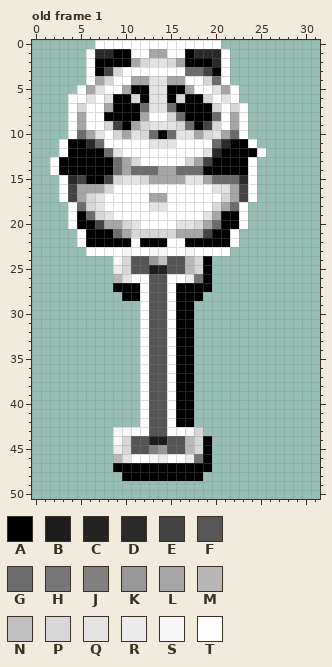
File history of a animated GIF sprite, gifs/text.gif. Above, as it was before the edit.
The file is 32x51 pixels. Colours within 5 levels of each other are drawn and written as one. Shown: old frame 1. The commit also changed other frames, which this record leaves out.
Palette (. is transparent): A #000000  B #1d1d1d  C #242424  D #2a2a2a  E #434343  F #565656  G #6c6c6c  H #767676  J #808080  K #989898  L #a6a6a6  M #b8b8b8  N #bfbfbf  P #d7d7d7  Q #e3e3e3  R #ececec  S #f6f6f6  T #ffffff
Pixels before, old frame 1, first column x 2:
 0 .....TTTTTTTTTTTTTT.....
 1 ....TDDAATTLLTTADDDT....
 2 ....TAAAALPQQPLAAADT....
 3 ....TAEPTTTTTTTGGEAT....
 4 ....TLPTTLLQQLLTTPGT....
 5 ...TLQTTLAAQQAALTTQLT...
 6 ..TTQTQAAPAQQAPAAPTQT...
 7 ..TPTTLAAAGQQGAAAAPTPT..
 8 ..TLTTAAAALTTPGAAAGTLT..
 9 ..TLTTPEALPQQQPGAEPTLT..
10 ..TGLQTPLQPGAGQQLPQLGT..
11 .TAADGTTTTTQQQTTTTGDAAT.
12 .TAAAAGQTTTTTTTTTQDAAAAT
13 TAAAAAAGLPTTTTTPLEAAAAT.
14 TAAAAAAGLGGGLLGGGAAAAAT.
15 .TDEAAEPQQPLLLLQQLGGGDT.
16 .TELLLPTTTTTTTTTTTQQLET.
17 .TELPQTTTTTLLTTTTTTPLET.
18 ..TGPQTTTTTQQTTTTTPLGT..
19 ..TAGPQTTTTTTTTTTQLAAT..
20 ..TAAELLPQTTTTQQPLGAAT..
21 ...TAAAGLPPPPPLLLEAAT...
22 ...TAAAAATAAATTAAAAAT...
23 ....TTTTSTTSSTTSTTTT....
24 .......SPFFKNFFMPA......
25 .......RPFFBCFFMPA......
26 .......MQTTFFTTRHA......
27 .......AAATFFTAAAA......
28 ........AATFFTAAA.......
29 ..........TFFTAA........
30 ..........TFFTAA........
31 ..........TFFTAA........
32 ..........TFFTAA........
33 ..........TFFTAA........
34 ..........TFFTAA........
35 ..........TFFTAA........
36 ..........TFFTAA........
37 ..........TFFTAA........
38 ..........TFFTAA........
39 ..........TFFTAA........
40 ..........TFFTAA........
41 ..........TFFTAA........
42 ..........TFFTAA........
43 .......SSTTFFTTSP.......
44 .......SPFFBBFFMPA......
45 .......RPFFJKFFMPA......
46 .......MQTTSRTTRHA......
47 .......AAAAAAAAAAA......
48 ........AAAAAAAAA.......
The same view after the edit:
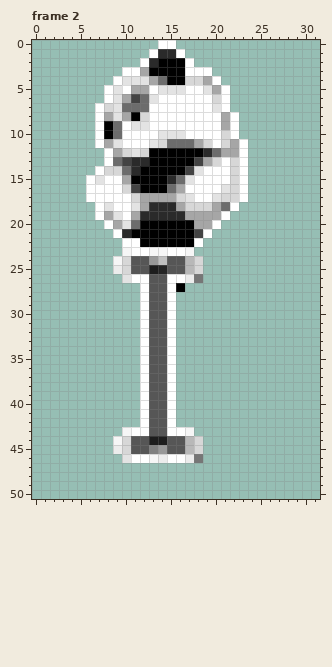
A new or re-ordered frame is compared with the old frame closest to it.
What changed:
frames 1 -> 16
Changed rows in their new state; - is an unchanged pixel.
Frame 2 is new; against old frame 1:
first column x 2:
 0 -----.......--.....-----
 1 ----.......TDD-.....----
 2 ----......TDAAAT....----
 3 ----....--LAAAATTT..----
 4 ----...-QQQLGAAPPLT.----
 5 ---...-QTLLT-QQT-QLT.---
 6 --....TQLEG-TTTTTTPT.---
 7 --...-PQGG-TTTTTTTQ-..--
 8 --...-LQL-P--TTTTTTLT.--
 9 --...-AGTQQTTTTTTTTLT.--
10 --...TAGTTTTQQ-TTTTPT.--
11 -....TLQ----PGGGLPTPLT.-
12 -.....TLPQPAAAAAADGLLT..
13 ......T-EDDAAAAAELPTPT.-
14 .....TPPGDAAAAAEQTTTPT.-
15 -...TQTTLAAAADG-TTTTPT.-
16 -...TTT-PEAAAGL---T-PT.-
17 -...TT---PL--LPQ--Q-PT.-
18 --...TQ--QLDDDLPPPLGT.--
19 --...TLQ-LDDDDDLLL-T..--
20 --....T-QGAAAAAAL-T...--
21 ---....TDAAAAAAAET...---
22 ---.....T----AA-T....---
23 ----....--------....----
24 -----------------.------
25 -----------------.------
26 -------.---------.------
27 -------...-----...------
28 --------..----...-------
29 --------------..--------
30 --------------..--------
31 --------------..--------
32 --------------..--------
33 --------------..--------
34 --------------..--------
35 --------------..--------
36 --------------..--------
37 --------------..--------
38 --------------..--------
39 --------------..--------
40 --------------..--------
41 --------------..--------
42 --------------..--------
43 -------.--------.-------
44 -----------------.------
45 -----------------.------
46 -------.---------.------
47 -------...........------
48 --------.........-------
Where, in picture pixels (left, top, right, bottom), the same in both pictures:
changed: (50, 40, 266, 481)
